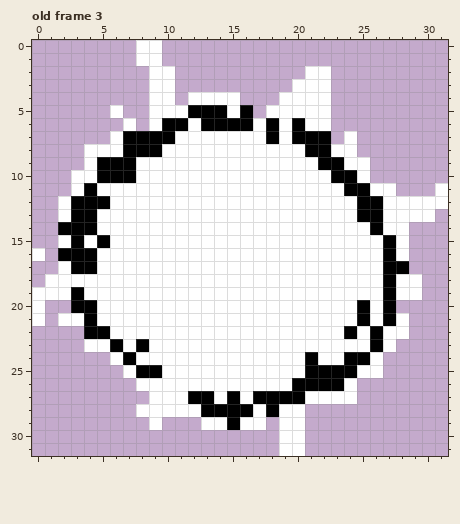
Pixel-art file, stored at 1-Bit Project/Assets/Sprites/BombWeed.aseprite. That is the earlier state.
32x32 pixels, 5 frames. Shown: old frame 3. The commit also changed other frames, which this record leaves out.
The result:
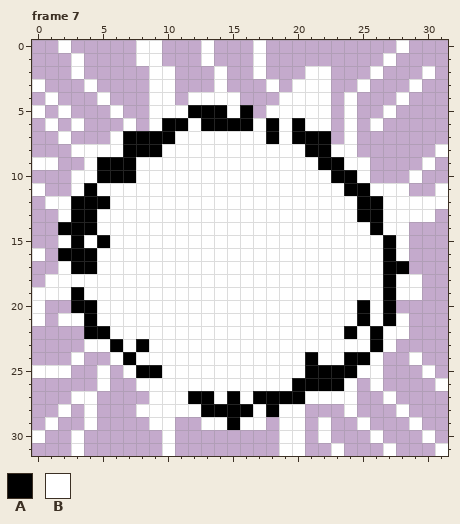
Palette (. is transparent): A #000000  B #ffffff
A new or re-ordered frame is compared with the old frame closest to it.
Author's note on the commit: Added some code for Kudzu and changed BombWeed
What changed:
frames 5 -> 9
Frame 7 is new; against old frame 3:
The author put colour B in row 0 at x 2, 13, 17 and 28; in row 1 at x 3, 13, 17 and 27; in row 2 at x 3, 14, 17, 26 and 30; in row 3 at x 0, 4, 14, 18, 25 and 29; in row 4 at x 1, 5, 24 and 28; in row 5 at x 0, 2, 24 and 27.
The author put colour B in row 6 at x 1, 3, 24 and 26; in row 7 at x 2; in row 8 at x 3 and 31; in row 9 at x 0 to 1 and 30; in row 10 at x 29; in row 11 at x 0 and 28.
The author put colour B in row 12 at x 1; in row 24 at x 3 and 29; in row 25 at x 0 to 2, 5 and 30; in row 26 at x 5, 26 and 31; in row 27 at x 3 to 4 and 27; in row 28 at x 2, 4, 24 and 28.
The author put colour B in row 29 at x 1, 4, 10, 22, 25 and 29; in row 30 at x 0, 3, 10, 22, 26 and 30; in row 31 at x 3, 10, 23, 27 and 31.
Pixel boxes of the changes (left, top, right, bottom) in both pictures:
added: (32, 40, 110, 209)
added: (201, 40, 279, 92)
added: (344, 40, 448, 196)
added: (32, 352, 110, 456)
added: (318, 352, 448, 456)
added: (162, 417, 175, 456)
